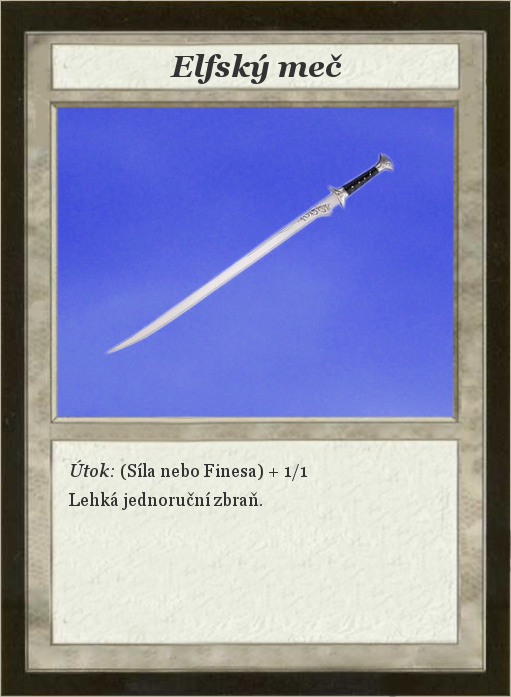
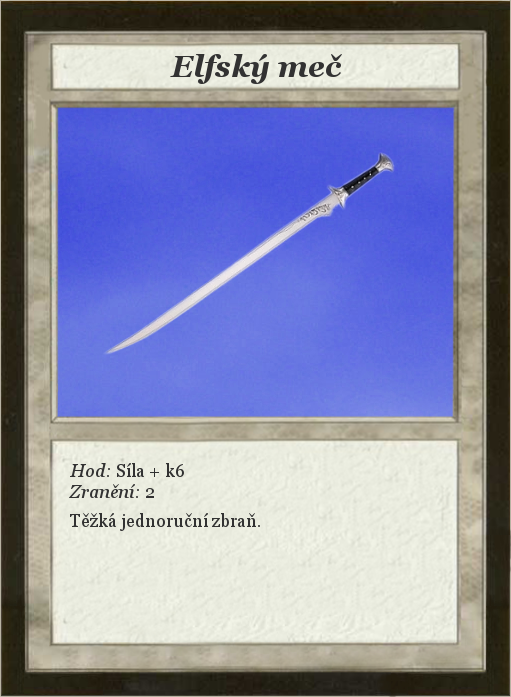
The second 511x697 image is a revision of the first. Changes to its layers:
renamed "Útok: (Síla nebo Finesa) + 1/1..." to "Hod: Síla + k6 ...", painted on it over left=69, top=460, right=307, bottom=531
